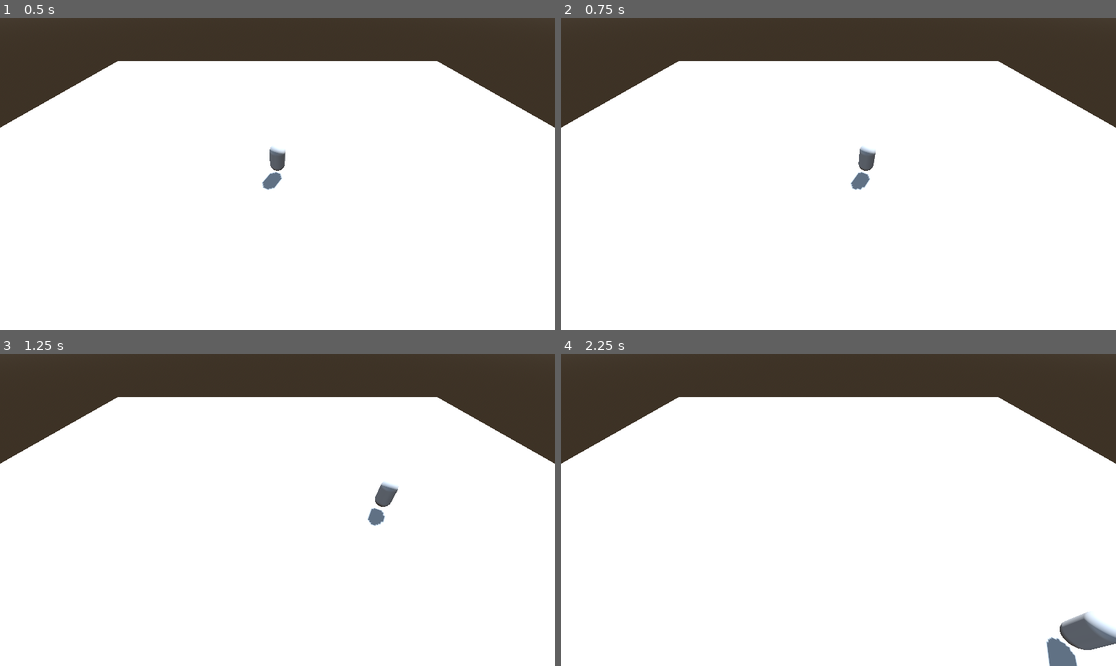
Above: before the commit, frames 1-4 (two rows, left to right).
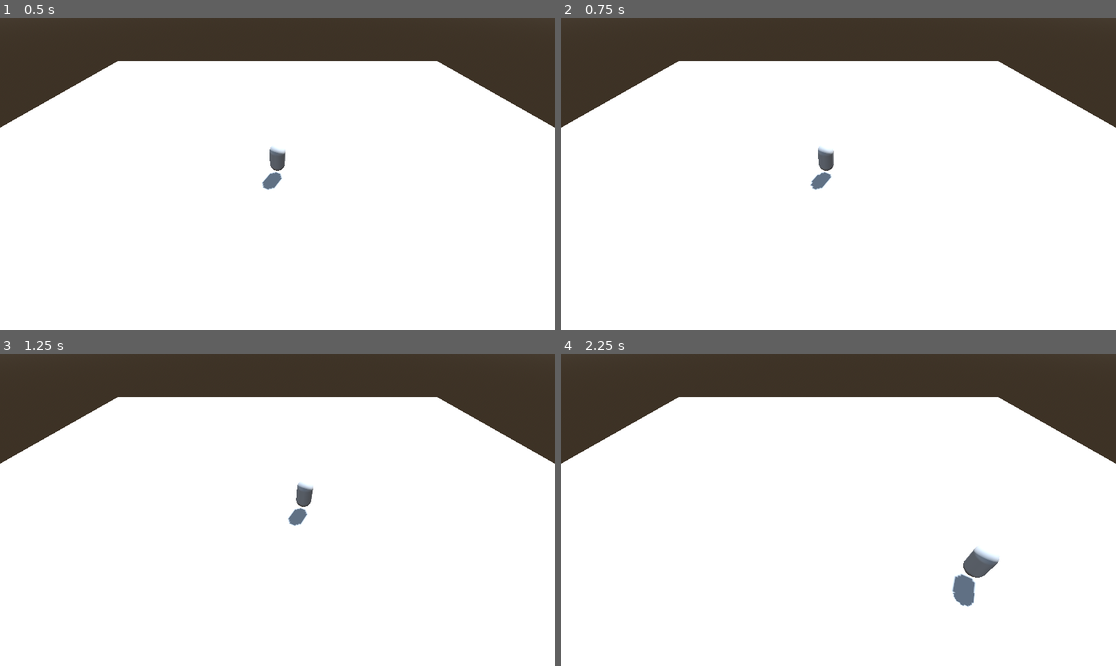
Above: after the commit, the same moments.

Repository: BobMervell/Second-Order-Dynamics
Game: Godot game, scene res://node_3d.tscn
Two runs of this game, one before a commit and one after it. Both use one fixed random seed, a clock stepped at 60 frames per second and the inputs below.
Inputs:
- Up to frame 1 (0.5 s): no input
- Up to frame 2 (0.75 s): tap Enter at 0.5 s; hold Right (ui_right) from 0.53 s (still down)
- Up to frame 3 (1.25 s): keep holding Right (ui_right)
- Up to frame 4 (2.25 s): release Right (ui_right) at 1.28 s; hold Down (ui_down) 1.28-2.03 s; hold Right (ui_right) from 2.03 s (still down)

Frame 1 is identical in both runs. In frame 2, 0.6% of the frame differs, in the area x 44-57%, y 41-56%; in frame 3, 0.7%; in frame 4, 2.0%, in the area x 70-100%, y 61-100%.

Commit message:
Correction bug duration and precision sliders impact multiple graphs

Diff:
--- a/node_3d.tscn
+++ b/node_3d.tscn
@@ -39,9 +39,9 @@
 script = ExtResource("2_q5h5u")
 move_second_order_config = {
 "k": 1.0,
-"wo": 13.0,
-"xi": 0.04,
-"z": 0.0
+"wo": 7.29,
+"xi": 1.0,
+"z": -0.28
 }
 
 [node name="MeshInstance3D" type="MeshInstance3D" parent="CharacterBody3D"]
Not shown, changed: addons/SecondOrderResponseChart/Inspector_editor_charts.gd
Not shown, changed: addons/SecondOrderResponseChart/SecondOrderPlotter.gd
Not shown, changed: addons/SecondOrderResponseChart/SecondOrderSliders.gd
